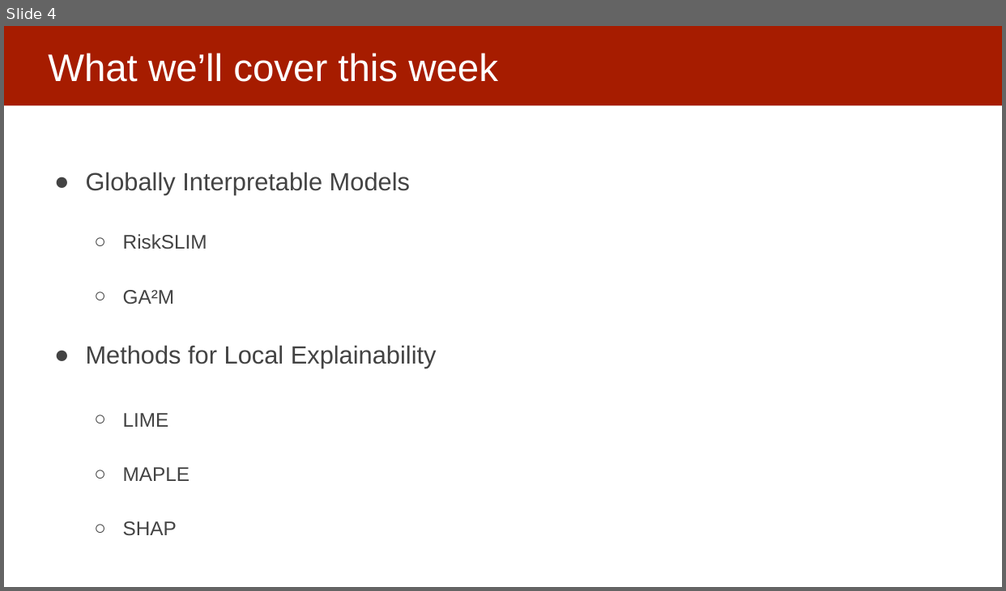
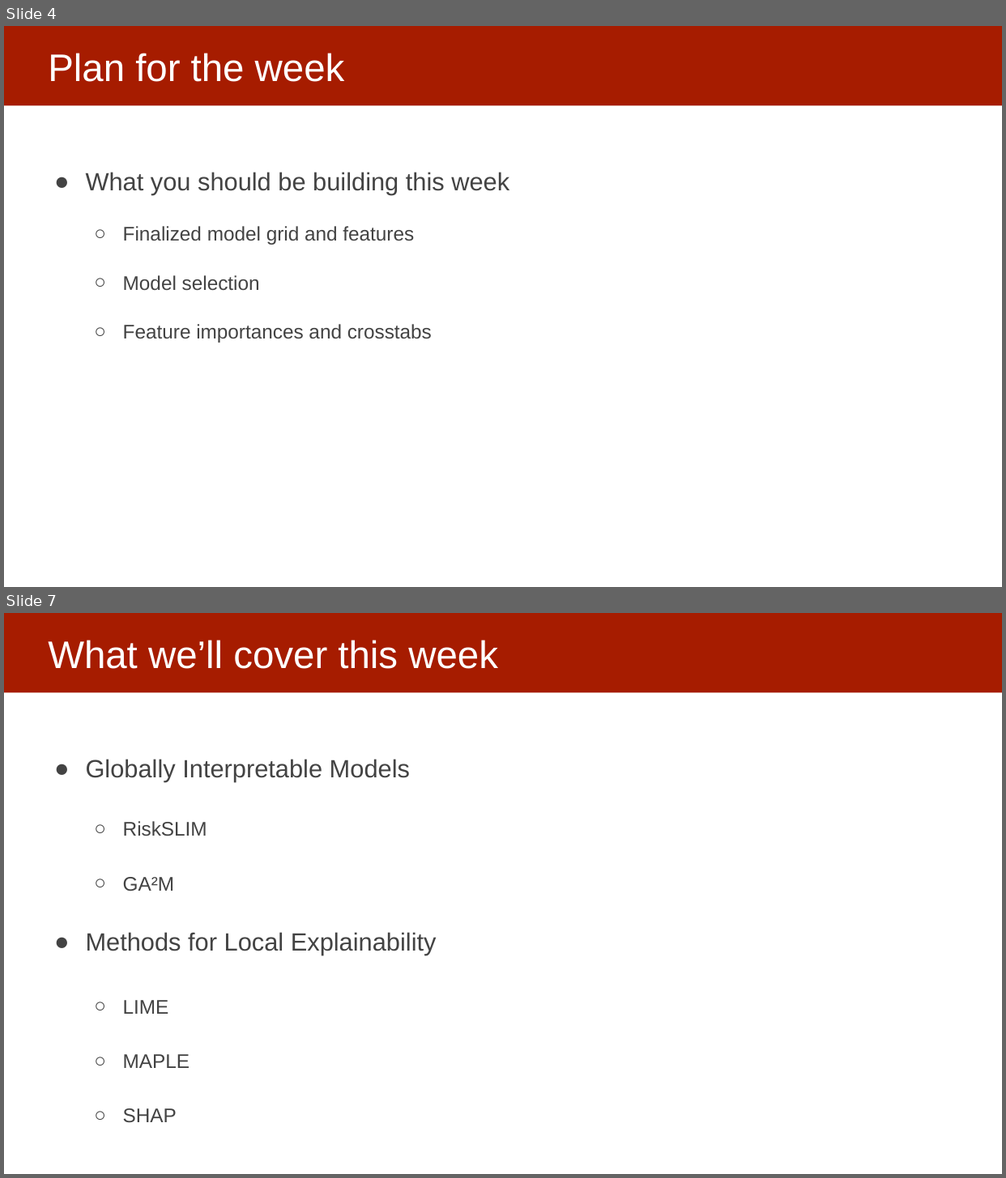
Before and after one commit to dssg/mlforpublicpolicylab, a slide deck: 11 - Model Interpretability Pt 2/Interpretability part 2.pptx. Shown one above the other, each under a label of ours: slide 4 before the commit, slides 4 and 7 after it; the slides between them are not shown. The pictures are 1006x591 and 1006x1178 pixels, drawn with LibreOffice and Linux fonts; fonts in the diff are those of the drawing. Boxes give left, top, right and bottom in pixels: in the first picture for what was removed or moved away, otherwise in the second. Text is boxed around its words. In the diff, an @@ line names an element or a change of style, - is before the commit and + after.

```diff
--- a/11 - Model Interpretability Pt 2/Interpretability part 2.pptx
+++ b/11 - Model Interpretability Pt 2/Interpretability part 2.pptx
@@ slide 4 added at (4, 26, 1002, 587), background #FFFFFF; not listed: 1 template element that a slide beside it also shows @@
@@ title added at (48, 53, 345, 82), 37 pt, text #FFFFFF @@
+Plan for the week
@@ text added at (86, 172, 509, 343), 19 pt, text #434343 @@
+● What you should be building this week
+  ○ Finalized model grid and features
+  ○ Model selection
+  ○ Feature importances and crosstabs
@@ what was slide 4 is now slide 7 @@
```
Also in this commit, not shown: 4 slides changed, 3 other slides added, 1 slide removed.
